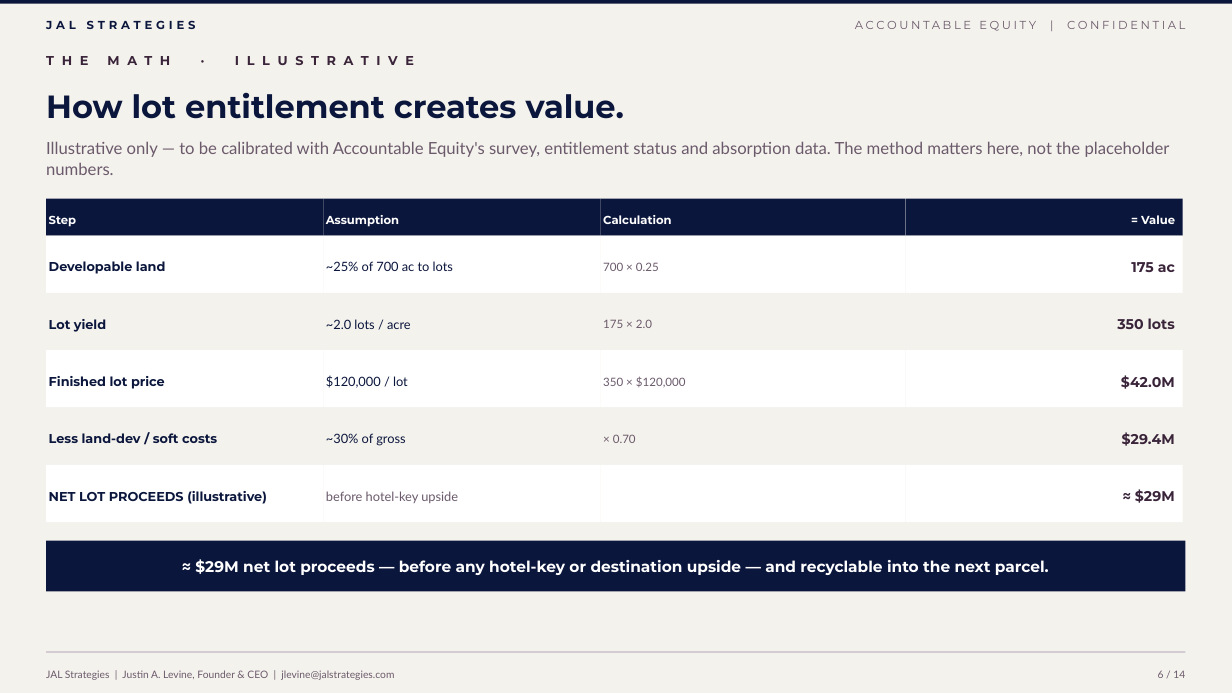
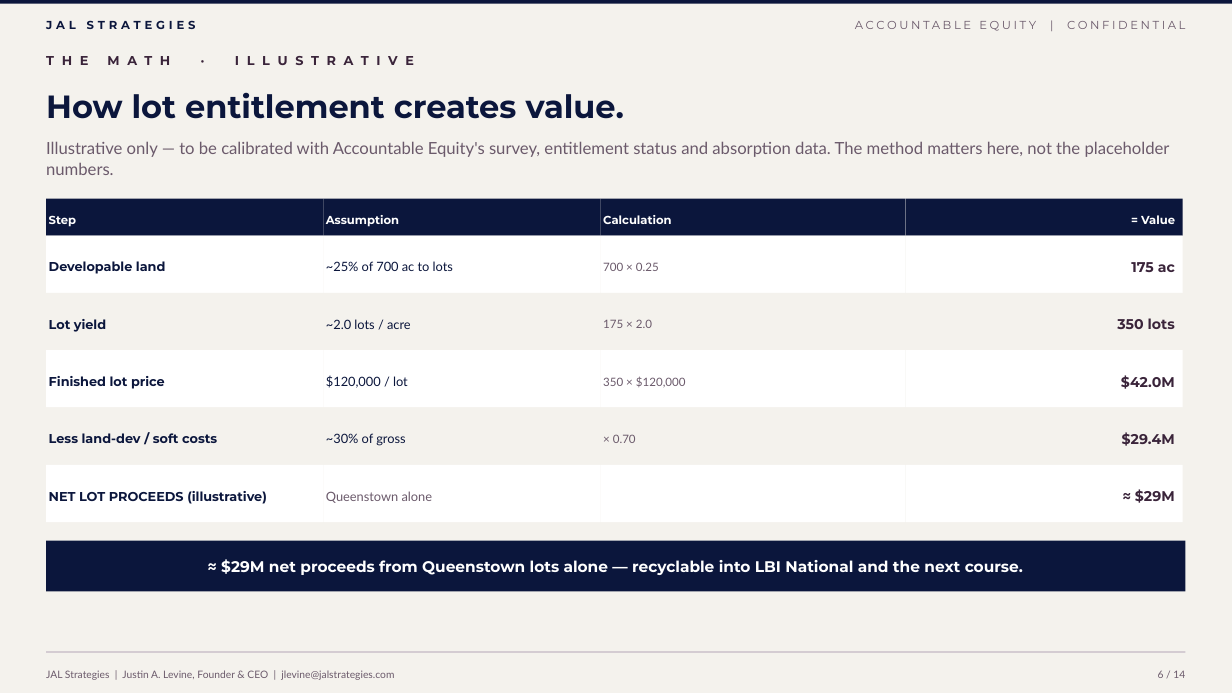
Before and after one commit to jlevine711/Apex, a slide deck: slide 6 of JAL_Accountable_Equity_Proposal.pptx. Drawn at 1232x693 pixels with LibreOffice and Linux fonts; fonts in the diff are those of the drawing. Boxes give left, top, right and bottom in pixels: in the first picture for what was removed or moved away, otherwise in the second. Text is boxed around its words. In the diff, an @@ line names an element or a change of style, - is before the commit and + after.

```diff
--- a/JAL_Accountable_Equity_Proposal.pptx
+++ b/JAL_Accountable_Equity_Proposal.pptx
@@ text at box(326, 491, 433, 503): text changed @@
-before hotel-key upside
+Queenstown alone
@@ text at box(221, 559, 1023, 575): text changed @@
-≈ $29M net lot proceeds — before any hotel-key or destination upside — and recyclable into the next parcel.
+≈ $29M net proceeds from Queenstown lots alone — recyclable into LBI National and the next course.
```
Also in this commit, not shown: 10 other slides changed, 2 slides added, 2 slides removed, 2 other files.
